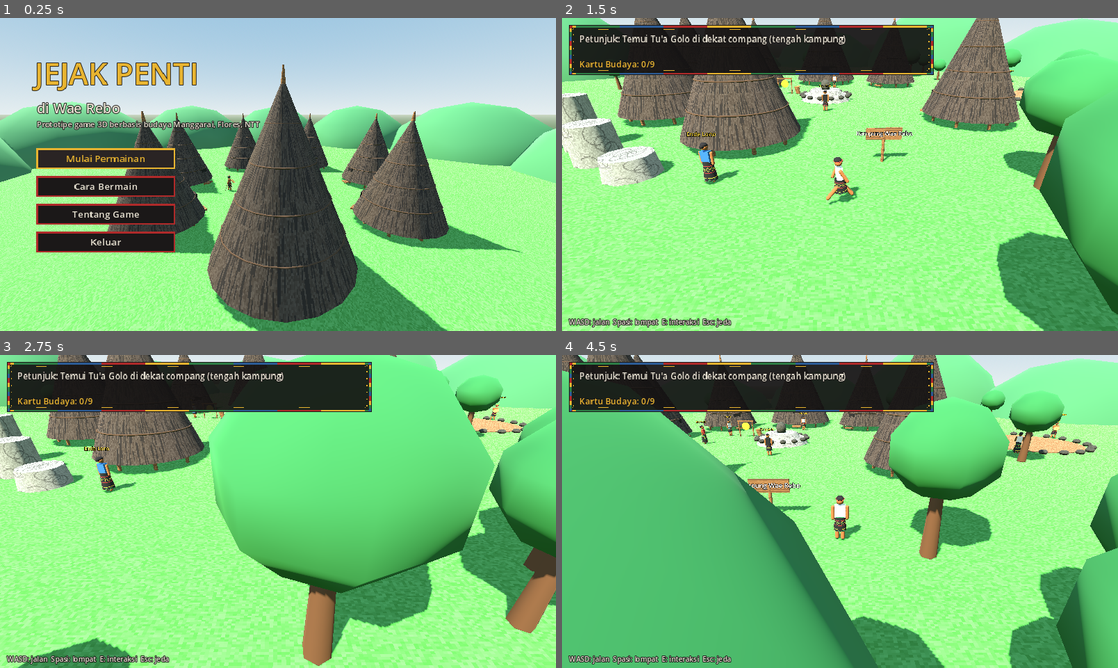
Above: before the commit, frames 1-4 (two rows, left to right).
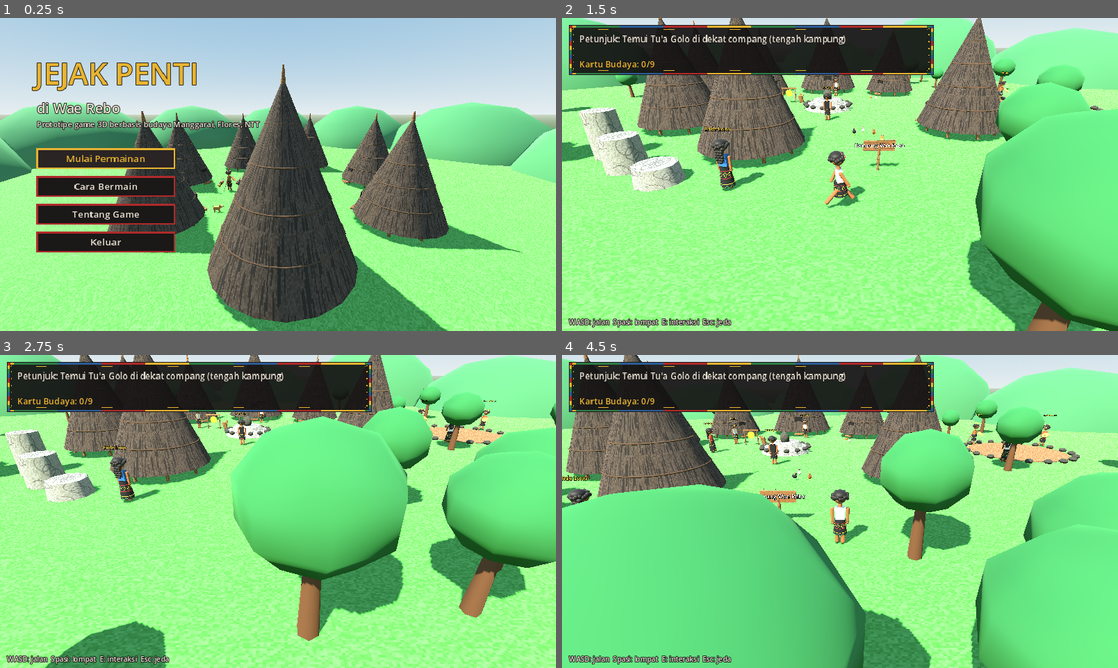
Above: after the commit, the same moments.

Repository: romanussudimin-debu/Pengembangan-Permainan-Digital
Game: Godot game, scene res://scenes/main_menu.tscn
Same seed, same stepped clock (60 frames per second), same inputs: the game is played once before the commit and once after it.
Inputs (mouse positions are in pixels of both pictures, inside the frame that each line leads up to):
- Up to frame 1 (0.25 s): no input
- Up to frame 2 (1.5 s): click "Mulai Permainan" at 0.5 s; tap Enter at 1.25 s; move the mouse to (962, 158) at 1.27 s; hold Right from 1.28 s (still down); hold D (kanan) from 1.28 s (still down); click (962, 158) at 1.42 s
- Up to frame 3 (2.75 s): tap A (kiri) at 1.55, 2.1 s; move the mouse to (166, 527) at 2.02 s; release Right at 2.03 s; release D (kanan) at 2.03 s; hold Down from 2.03 s (still down); tap W (maju) at 2.3 s
- Up to frame 4 (4.5 s): move the mouse to (895, 442) at 2.77 s; release Down at 2.78 s; hold Right 2.78-3.53 s; hold W (maju) 2.78-3.53 s; tap S (mundur) at 3.05, 3.6 s; move the mouse to (812, 574) at 3.52 s; hold Up 3.53-4.28 s; click (812, 574) at 3.67 s; tap R (ulang) at 3.8, 4.35 s; move the mouse to (1006, 558) at 4.27 s; hold Left from 4.28 s (still down); hold D (kanan) from 4.28 s (still down)

The runs differ from the first frame. In frame 1, 0.1% of the frame differs, in the area x 38-45%, y 46-63%; in frame 2, 49%; in frame 3, 43%; in frame 4, 67%, in the area x 0-100%, y 0-100%.

Commit message:
Tokoh bergaya anime 3D dan hiasan anjing serta ayam
- KarakterModel bergaya anime: skala tubuh 1.25, kepala besar, mata
  besar dengan iris cokelat, pupil, dan kilau, alis, mulut; kulit cokelat
  hangat; rambut bergelombang (perempuan berambut panjang terurai).
- Collision pemain, kamera, label nama, dan isyarat penampil caci
  disesuaikan dengan ukuran baru.
- Hewan (anjing, ayam) berkeliaran dengan FSM diam/jalan: ayam mematuk,
  ekor anjing bergoyang, sesekali bersuara saat pemain dekat; juga di
  menu utama dan ending.
- SFX gonggong dan kotek disintesis; dokumen diperbarui.

Co-Authored-By: Claude Opus 5.5 <noreply@anthropic.com>
Claude-Session: https://claude.ai/code/session_01YbAx6PpMN9LGHsGJcufhwW

Diff:
--- a/src/scenes/pemain.tscn
+++ b/src/scenes/pemain.tscn
@@ -11,8 +11,8 @@
 [ext_resource type="Texture2D" path="res://assets/textures/songke_merah.png" id="9_songke"]
 
 [sub_resource type="CapsuleShape3D" id="CapsuleShape3D_badan"]
-radius = 0.3
-height = 1.8
+radius = 0.36
+height = 2.5
 
 [node name="Pemain" type="CharacterBody3D"]
 collision_layer = 2
@@ -21,7 +21,7 @@
 script = ExtResource("1_pemain")
 
 [node name="Collision" type="CollisionShape3D" parent="."]
-transform = Transform3D(1, 0, 0, 0, 1, 0, 0, 0, 1, 0, 0.9, 0)
+transform = Transform3D(1, 0, 0, 0, 1, 0, 0, 0, 1, 0, 1.25, 0)
 shape = SubResource("CapsuleShape3D_badan")
 
 [node name="Model" type="Node3D" parent="."]
--- a/src/scenes/penampil_caci.tscn
+++ b/src/scenes/penampil_caci.tscn
@@ -22,7 +22,7 @@
 bawa_senjata = true
 
 [node name="Isyarat" type="Label3D" parent="."]
-transform = Transform3D(1, 0, 0, 0, 1, 0, 0, 0, 1, 0, 2.9, 0)
+transform = Transform3D(1, 0, 0, 0, 1, 0, 0, 0, 1, 0, 3.8, 0)
 billboard = 1
 no_depth_test = true
 modulate = Color(0.909804, 0.705882, 0.188235, 1)
--- a/src/scripts/autoload/audio_manager.gd
+++ b/src/scripts/autoload/audio_manager.gd
@@ -18,6 +18,8 @@
 	"klik": preload("res://assets/audio/klik.wav"),
 	"gong": preload("res://assets/audio/gong.wav"),
 	"gendang": preload("res://assets/audio/gendang.wav"),
+	"anjing": preload("res://assets/audio/anjing.wav"),
+	"ayam": preload("res://assets/audio/ayam.wav"),
 }
 
 const JUMLAH_KANAL_SFX: int = 8
--- /dev/null
+++ b/src/scripts/dunia/hewan.gd
@@ -0,0 +1,194 @@
+class_name Hewan
+extends Node3D
+## Hewan kampung (anjing atau ayam) sebagai hiasan yang menghidupkan suasana.
+## Perilaku memakai FSM sederhana: DIAM (anjing duduk-menggoyang ekor, ayam mematuk)
+## dan JALAN (berkeliaran di sekitar titik asal). Bersuara sesekali bila pemain dekat.
+
+enum Perilaku { DIAM, JALAN }
+
+@export_enum("anjing", "ayam") var jenis: String = "ayam"
+@export var warna_utama: Color = Color("f1ede4")
+@export var jari_jelajah: float = 2.5  ## radius berkeliaran dari titik asal
+
+const JARAK_DENGAR: float = 7.0
+
+var _perilaku: Perilaku = Perilaku.DIAM
+var _asal: Vector3
+var _tujuan: Vector3
+var _sisa_diam: float = 1.0
+var _waktu: float = 0.0
+var _jeda_suara: float = 0.0
+var _kecepatan: float = 1.0
+var _model: Node3D
+var _kepala: Node3D
+var _ekor: Node3D
+var _kaki: Array[Node3D] = []
+
+
+func _ready() -> void:
+	_asal = position
+	_kecepatan = 1.6 if jenis == "anjing" else 0.8
+	_jeda_suara = randf_range(3.0, 8.0)
+	_model = Node3D.new()
+	add_child(_model)
+	if jenis == "anjing":
+		_bangun_anjing()
+	else:
+		_bangun_ayam()
+	_sisa_diam = randf_range(0.5, 3.0)
+
+
+func _process(delta: float) -> void:
+	_waktu += delta
+	match _perilaku:
+		Perilaku.DIAM:
+			_proses_diam(delta)
+		Perilaku.JALAN:
+			_proses_jalan(delta)
+	_animasi_terus()
+	_coba_bersuara(delta)
+
+
+func _proses_diam(delta: float) -> void:
+	_sisa_diam -= delta
+	for k in _kaki:
+		k.rotation.x = lerpf(k.rotation.x, 0.0, delta * 8.0)
+	if jenis == "ayam" and _kepala:
+		# Mematuk tanah berulang
+		_kepala.rotation.x = maxf(sin(_waktu * 6.0), 0.0) * 0.9
+	if _sisa_diam <= 0.0:
+		var sudut: float = randf() * TAU
+		_tujuan = _asal + Vector3(cos(sudut), 0, sin(sudut)) * randf_range(0.5, jari_jelajah)
+		_perilaku = Perilaku.JALAN
+
+
+func _proses_jalan(delta: float) -> void:
+	var arah: Vector3 = _tujuan - position
+	arah.y = 0.0
+	if arah.length() < 0.15:
+		_perilaku = Perilaku.DIAM
+		_sisa_diam = randf_range(1.5, 4.5)
+		return
+	var gerak: Vector3 = arah.normalized() * _kecepatan * delta
+	position += gerak
+	_model.rotation.y = lerp_angle(_model.rotation.y, atan2(-arah.x, -arah.z), delta * 8.0)
+	# Ayunan kaki bergantian
+	var ayun: float = sin(_waktu * (14.0 if jenis == "anjing" else 18.0)) * 0.6
+	for i in _kaki.size():
+		_kaki[i].rotation.x = ayun if i % 2 == 0 else -ayun
+	if jenis == "ayam" and _kepala:
+		_kepala.rotation.x = sin(_waktu * 18.0) * 0.15  # kepala maju-mundur khas ayam
+
+
+func _animasi_terus() -> void:
+	if _ekor and jenis == "anjing":
+		_ekor.rotation.z = sin(_waktu * 12.0) * 0.5  # ekor bergoyang
+	_model.position.y = absf(sin(_waktu * 9.0)) * 0.03 if _perilaku == Perilaku.JALAN else 0.0
+
+
+func _coba_bersuara(delta: float) -> void:
+	_jeda_suara -= delta
+	if _jeda_suara > 0.0:
+		return
+	_jeda_suara = randf_range(6.0, 12.0)
+	var pemain := get_tree().get_first_node_in_group("pemain") as Node3D
+	if pemain and pemain.global_position.distance_to(global_position) < JARAK_DENGAR:
+		AudioManager.putar_sfx(jenis, 0.1)
+
+
+# ---------------------------------------------------------------- model
+
+func _mat(warna: Color) -> StandardMaterial3D:
+	var m := StandardMaterial3D.new()
+	m.albedo_color = warna
+	m.roughness = 0.9
+	return m
+
+
+func _mesh(induk: Node3D, m: Mesh, posisi: Vector3, material: Material) -> MeshInstance3D:
+	var mi := MeshInstance3D.new()
+	mi.mesh = m
+	mi.position = posisi
+	mi.material_override = material
+	induk.add_child(mi)
+	return mi
+
+
+func _kotak(ukuran: Vector3) -> BoxMesh:
+	var b := BoxMesh.new()
+	b.size = ukuran
+	return b
+
+
+func _bola(jari: float) -> SphereMesh:
+	var b := SphereMesh.new()
+	b.radius = jari
+	b.height = jari * 2.0
+	b.radial_segments = 10
+	b.rings = 6
+	return b
+
+
+func _kerucut(jari: float, tinggi: float) -> CylinderMesh:
+	var c := CylinderMesh.new()
+	c.top_radius = 0.0
+	c.bottom_radius = jari
+	c.height = tinggi
+	c.radial_segments = 6
+	return c
+
+
+func _bangun_anjing() -> void:
+	var m := _mat(warna_utama)
+	var m_gelap := _mat(warna_utama.darkened(0.45))
+	_mesh(_model, _kotak(Vector3(0.26, 0.26, 0.62)), Vector3(0, 0.45, 0), m)
+	_kepala = Node3D.new()
+	_kepala.position = Vector3(0, 0.62, -0.36)
+	_model.add_child(_kepala)
+	_mesh(_kepala, _kotak(Vector3(0.24, 0.22, 0.24)), Vector3.ZERO, m)
+	_mesh(_kepala, _kotak(Vector3(0.13, 0.11, 0.16)), Vector3(0, -0.04, -0.18), m)
+	_mesh(_kepala, _bola(0.03), Vector3(0, -0.01, -0.27), _mat(Color("140c08")))  # hidung
+	for sisi: float in [-1.0, 1.0]:
+		_mesh(_kepala, _bola(0.022), Vector3(0.06 * sisi, 0.04, -0.125), _mat(Color("140c08")))  # mata
+		var telinga := _mesh(_kepala, _kerucut(0.05, 0.12), Vector3(0.08 * sisi, 0.15, 0.02), m_gelap)
+		telinga.rotation.z = -0.25 * sisi
+	_ekor = Node3D.new()
+	_ekor.position = Vector3(0, 0.55, 0.3)
+	_model.add_child(_ekor)
+	var ekor := _mesh(_ekor, _kerucut(0.035, 0.3), Vector3(0, 0.12, 0.06), m_gelap)
+	ekor.rotation.x = 0.5
+	for x: float in [-0.09, 0.09]:
+		for z: float in [-0.22, 0.22]:
+			var kaki := Node3D.new()
+			kaki.position = Vector3(x, 0.34, z)
+			_model.add_child(kaki)
+			_mesh(kaki, _kotak(Vector3(0.07, 0.34, 0.07)), Vector3(0, -0.17, 0), m)
+			_kaki.append(kaki)
+
+
+func _bangun_ayam() -> void:
+	var m := _mat(warna_utama)
+	var m_kuning := _mat(Color("e8a030"))
+	var m_merah := _mat(Color("c0302a"))
+	var badan := _mesh(_model, _bola(0.16), Vector3(0, 0.28, 0), m)
+	badan.scale = Vector3(0.9, 0.9, 1.15)
+	_kepala = Node3D.new()
+	_kepala.position = Vector3(0, 0.38, -0.12)
+	_model.add_child(_kepala)
+	_mesh(_kepala, _bola(0.075), Vector3(0, 0.07, -0.04), m)
+	var paruh := _mesh(_kepala, _kerucut(0.025, 0.07), Vector3(0, 0.06, -0.13), m_kuning)
+	paruh.rotation.x = -PI / 2.0
+	_mesh(_kepala, _kotak(Vector3(0.02, 0.06, 0.08)), Vector3(0, 0.15, -0.04), m_merah)  # jengger
+	_mesh(_kepala, _bola(0.02), Vector3(0, 0.0, -0.1), m_merah)  # pial
+	for sisi: float in [-1.0, 1.0]:
+		_mesh(_kepala, _bola(0.012), Vector3(0.05 * sisi, 0.09, -0.09), _mat(Color("140c08")))
+	# Bulu ekor menjulang
+	for i in 3:
+		var bulu := _mesh(_model, _kerucut(0.05, 0.22), Vector3(0, 0.42, 0.17), _mat(warna_utama.darkened(0.25)))
+		bulu.rotation = Vector3(-0.5 + i * 0.25, 0, (i - 1) * 0.3)
+	for x: float in [-0.05, 0.05]:
+		var kaki := Node3D.new()
+		kaki.position = Vector3(x, 0.16, 0)
+		_model.add_child(kaki)
+		_mesh(kaki, _kotak(Vector3(0.025, 0.16, 0.025)), Vector3(0, -0.08, 0), m_kuning)
+		_kaki.append(kaki)
--- a/src/scripts/dunia/kamera_ikut.gd
+++ b/src/scripts/dunia/kamera_ikut.gd
@@ -3,8 +3,8 @@
 ## Kamera orang ketiga dengan arah tetap yang mengikuti target secara halus.
 ## Mendukung guncangan layar (screen shake) untuk umpan balik.
 
-@export var offset_kamera: Vector3 = Vector3(0, 5.5, 9.0)
-@export var titik_lihat: Vector3 = Vector3(0, 1.2, 0)
+@export var offset_kamera: Vector3 = Vector3(0, 6.5, 10.5)
+@export var titik_lihat: Vector3 = Vector3(0, 1.6, 0)
 @export var kehalusan: float = 6.0
 
 var target: Node3D
--- a/src/scripts/dunia/kampung.gd
+++ b/src/scripts/dunia/kampung.gd
@@ -36,6 +36,7 @@
 	_bangun_dunia()
 	_bangun_warga()
 	_bangun_compang()
+	_bangun_hewan()
 	_munculkan_pemain()
 	add_child(preload("res://scripts/ui/hud.gd").new())
 	AudioManager.putar_musik("kampung")
@@ -96,6 +97,27 @@
 		n.diajak_bicara.connect(_bicara_warga)
 
 
+## Anjing dan ayam berkeliaran di area terbuka (jauh dari rumah dan compang).
+func _bangun_hewan() -> void:
+	var daftar: Array = [
+		["anjing", Vector3(4, 0, 14), Color("a0703c"), 3.5],
+		["anjing", Vector3(17, 0, 4), Color("e8e0d0"), 2.5],
+		["ayam", Vector3(3, 0, 10.5), Color("f1ede4"), 2.5],
+		["ayam", Vector3(3.8, 0, 11.2), Color("9a4a22"), 2.5],
+		["ayam", Vector3(2.2, 0, 11), Color("1e1a1a"), 2.5],
+		["ayam", Vector3(6, 0, -6), Color("b8622a"), 2.5],
+		["ayam", Vector3(6.6, 0, -5.4), Color("f1ede4"), 2.5],
+		["ayam", Vector3(-4, 0, -8.5), Color("9a4a22"), 2.0],
+	]
+	for data: Array in daftar:
+		var h := Hewan.new()
+		h.jenis = data[0]
+		h.position = data[1]
+		h.warna_utama = data[2]
+		h.jari_jelajah = data[3]
+		add_child(h)
+
+
 ## Compang hanya dilihat dan dijelaskan (tidak dijadikan tempat bermain karena sakral).
 func _bangun_compang() -> void:
 	var area := Interaktif.new()
--- a/src/scripts/dunia/npc.gd
+++ b/src/scripts/dunia/npc.gd
@@ -28,10 +28,10 @@
 	model.perempuan = perempuan
 	model.bawa_nampan = bawa_nampan
 	add_child(model)
-	Dunia.label_nama(self, nama, 2.6 if pemain_caci else 2.2)
+	Dunia.label_nama(self, nama, 3.6 if pemain_caci else 3.1)
 	area = Interaktif.new()
 	area.teks_petunjuk = "Bicara"
-	area.tinggi_petunjuk = 3.0
+	area.tinggi_petunjuk = 3.9
 	add_child(area)
 	area.diinteraksi.connect(_saat_diinteraksi)
 
--- a/src/scripts/karakter/karakter_model.gd
+++ b/src/scripts/karakter/karakter_model.gd
@@ -1,6 +1,7 @@
 class_name KarakterModel
 extends Node3D
-## Model karakter low-poly yang dibangun dari mesh primitif + animasi prosedural.
+## Model karakter bergaya anime 3D (kepala besar, mata besar berkilau, kulit cokelat,
+## rambut bergelombang) yang dibangun dari mesh primitif + animasi prosedural.
 ## Menerapkan prinsip animasi: anticipation, follow-through, squash & stretch,
 ## ease in/out, timing, dan secondary action (napas, ayunan lengan).
 ## Arah depan model = -Z.
@@ -13,12 +14,15 @@
 @export var telanjang_dada: bool = false
 @export var pakai_panggal: bool = false
 @export var bawa_senjata: bool = false
-@export var skala_tubuh: float = 1.0
-@export var perempuan: bool = false  ## rambut bersanggul, sarung songke panjang
+@export var skala_tubuh: float = 1.25
+@export var perempuan: bool = false  ## rambut ombak panjang terurai, sarung songke panjang
 @export var bawa_nampan: bool = false  ## membawa nampan berisi cangkir kopi
 
-const KULIT := Color("8d552e")
-const RAMBUT := Color("1a1414")
+const KULIT := Color("8a5432")  ## cokelat hangat
+const RAMBUT := Color("1e1512")
+const IRIS := Color("4a2a18")
+const TINGGI_KEPALA: float = 0.98  ## pusat kepala, relatif terhadap pivot badan
+const JARI_KEPALA: float = 0.23
 
 ## "idle", "jalan", "udara", "menari", "siaga"
 var mode: String = "idle"
@@ -103,46 +107,29 @@
 	sarung.height = 0.85 if perempuan else 0.55
 	sarung.radial_segments = 10
 	_bagian(_badan, sarung, Vector3(0, -0.27 if perempuan else -0.12, 0), m_songke)
-	# Tubuh
+	# Tubuh (ramping, gaya anime)
 	var tubuh := BoxMesh.new()
-	tubuh.size = Vector3(0.4, 0.46, 0.24)
+	tubuh.size = Vector3(0.36, 0.46, 0.22)
 	_bagian(_badan, tubuh, Vector3(0, 0.38, 0), m_baju)
 	if telanjang_dada:
 		var selempang := BoxMesh.new()
-		selempang.size = Vector3(0.42, 0.06, 0.26)
+		selempang.size = Vector3(0.38, 0.06, 0.24)
 		_bagian(_badan, selempang, Vector3(0, 0.18, 0), m_songke)
-	# Kepala
-	var kepala := SphereMesh.new()
-	kepala.radius = 0.15
-	kepala.height = 0.32
-	kepala.radial_segments = 10
-	kepala.rings = 6
-	_bagian(_badan, kepala, Vector3(0, 0.8, 0), m_kulit)
-	var rambut := SphereMesh.new()
-	rambut.radius = 0.155
-	rambut.height = 0.2
-	rambut.radial_segments = 10
-	rambut.rings = 4
-	_bagian(_badan, rambut, Vector3(0, 0.88, 0.02), _mat(RAMBUT))
-	for x: float in [-0.055, 0.055]:
-		var mata := SphereMesh.new()
-		mata.radius = 0.022
-		mata.height = 0.044
-		_bagian(_badan, mata, Vector3(x, 0.82, -0.135), _mat(RAMBUT))
-	if perempuan:
-		# Rambut panjang disanggul di belakang kepala
-		var sanggul := SphereMesh.new()
-		sanggul.radius = 0.09
-		sanggul.height = 0.16
-		_bagian(_badan, sanggul, Vector3(0, 0.84, 0.16), _mat(RAMBUT))
-	else:
+	var leher := CylinderMesh.new()
+	leher.top_radius = 0.06
+	leher.bottom_radius = 0.07
+	leher.height = 0.16
+	_bagian(_badan, leher, Vector3(0, 0.66, 0), m_kulit)
+	_bangun_kepala(m_kulit)
+	_bangun_rambut()
+	if not perempuan and not pakai_panggal:
 		# Ikat kepala songke
 		var ikat := TorusMesh.new()
-		ikat.inner_radius = 0.14
-		ikat.outer_radius = 0.175
-		ikat.rings = 12
+		ikat.inner_radius = JARI_KEPALA + 0.01
+		ikat.outer_radius = JARI_KEPALA + 0.045
+		ikat.rings = 16
 		ikat.ring_segments = 4
-		_bagian(_badan, ikat, Vector3(0, 0.86, 0), m_ikat)
+		_bagian(_badan, ikat, Vector3(0, TINGGI_KEPALA + 0.05, 0), m_ikat)
 	if pakai_panggal:
 		_bangun_panggal(m_songke, m_ikat)
 
@@ -150,7 +137,11 @@
 	_lengan_kiri = _pivot(_badan, Vector3(-0.27, 0.58, 0))
 	_lengan_kanan = _pivot(_badan, Vector3(0.27, 0.58, 0))
 	for l: Node3D in [_lengan_kiri, _lengan_kanan]:
-		_bagian(l, _kapsul(0.065, 0.6), Vector3(0, -0.28, 0), m_kulit)
+		_bagian(l, _kapsul(0.06, 0.58), Vector3(0, -0.28, 0), m_kulit)
+		var tangan := SphereMesh.new()
+		tangan.radius = 0.06
+		tangan.height = 0.12
+		_bagian(l, tangan, Vector3(0, -0.58, 0), m_kulit)
 
 	_bangun_senjata()
 	if bawa_nampan:
@@ -180,19 +171,98 @@
 		_bagian(_nampan, isi, Vector3(x, 0.095, 0), m_kopi)
 
 
+## Kepala anime: bulat besar, mata besar dengan iris cokelat dan kilau, alis, mulut kecil.
+func _bangun_kepala(m_kulit: Material) -> void:
+	var kepala := SphereMesh.new()
+	kepala.radius = JARI_KEPALA
+	kepala.height = JARI_KEPALA * 2.05
+	kepala.radial_segments = 16
+	kepala.rings = 10
+	_bagian(_badan, kepala, Vector3(0, TINGGI_KEPALA, 0), m_kulit)
+	var m_putih := _mat_tanpa_bayangan(Color("fbf7ef"))
+	var m_iris := _mat_tanpa_bayangan(IRIS)
+	var m_hitam := _mat_tanpa_bayangan(Color("140c08"))
+	var m_kilau := _mat_tanpa_bayangan(Color.WHITE)
+	var y_mata: float = TINGGI_KEPALA - 0.02
+	var z_muka: float = -JARI_KEPALA * 0.86
+	for sisi: float in [-1.0, 1.0]:
+		var x: float = 0.085 * sisi
+		var putih := _bagian(_badan, _bola(0.055), Vector3(x, y_mata, z_muka), m_putih)
+		putih.scale = Vector3(1.0, 1.3, 0.35)
+		var iris := _bagian(_badan, _bola(0.04), Vector3(x, y_mata - 0.005, z_muka - 0.014), m_iris)
+		iris.scale = Vector3(1.0, 1.3, 0.35)
+		var pupil := _bagian(_badan, _bola(0.02), Vector3(x, y_mata - 0.005, z_muka - 0.022), m_hitam)
+		pupil.scale = Vector3(1.0, 1.3, 0.4)
+		_bagian(_badan, _bola(0.012), Vector3(x + 0.013, y_mata + 0.025, z_muka - 0.03), m_kilau)
+		var alis := BoxMesh.new()
+		alis.size = Vector3(0.075, 0.012, 0.012)
+		var mi_alis := _bagian(_badan, alis, Vector3(x, y_mata + 0.085, z_muka - 0.012), m_hitam)
+		mi_alis.rotation.z = -0.12 * sisi
+	var mulut := BoxMesh.new()
+	mulut.size = Vector3(0.045, 0.01, 0.01)
+	_bagian(_badan, mulut, Vector3(0, TINGGI_KEPALA - 0.12, -JARI_KEPALA * 0.9), _mat(Color("6a3024")))
+
+
+## Rambut bergelombang (ombak): tudung di atas kepala, gumpalan bergelombang mengelilingi
+## sisi dan belakang kepala, poni di depan; perempuan berambut panjang terurai ke punggung.
+func _bangun_rambut() -> void:
+	var m_rambut := _mat(RAMBUT)
+	m_rambut.roughness = 0.6
+	var tudung := _bagian(_badan, _bola(JARI_KEPALA + 0.015), Vector3(0, TINGGI_KEPALA + 0.09, 0.05), m_rambut)
+	tudung.scale = Vector3(1.0, 0.65, 1.0)
+	# Gelombang di sisi & belakang (wajah di -Z dibiarkan terbuka)
+	var jumlah: int = 15
+	for i in jumlah:
+		var sudut: float = deg_to_rad(-35.0 + 250.0 * i / float(jumlah - 1))
+		var jari: float = JARI_KEPALA + (0.01 if i % 2 == 0 else 0.03)
+		var y: float = TINGGI_KEPALA + 0.02 + sin(i * 1.7) * 0.035
+		_bagian(_badan, _bola(0.075), Vector3(cos(sudut) * jari, y, sin(sudut) * jari), m_rambut)
+	# Poni bergelombang
+	for i in 5:
+		var x: float = -0.14 + i * 0.07
+		var poni := _bagian(_badan, _bola(0.06), Vector3(x, TINGGI_KEPALA + 0.13 - absf(x) * 0.25 + (0.015 if i % 2 == 0 else 0.0), -JARI_KEPALA * 0.78), m_rambut)
+		poni.scale = Vector3(1.0, 0.85, 0.6)
+	if perempuan:
+		# Rambut panjang bergelombang terurai sampai punggung
+		for baris in 6:
+			var y: float = TINGGI_KEPALA - 0.1 - baris * 0.1
+			var lebar: float = 0.13 - baris * 0.008
+			for kolom in 3:
+				var x: float = (kolom - 1) * lebar + sin(baris * 1.6 + kolom) * 0.03
+				var z: float = JARI_KEPALA * 0.7 + 0.015 * baris
+				_bagian(_badan, _bola(0.09 - baris * 0.006), Vector3(x, y, z), m_rambut)
+
+
+func _bola(jari: float) -> SphereMesh:
+	var b := SphereMesh.new()
+	b.radius = jari
+	b.height = jari * 2.0
+	b.radial_segments = 10
+	b.rings = 6
+	return b
+
+
+## Material tanpa bayangan agar mata anime tetap cerah dan "berkilau".
+func _mat_tanpa_bayangan(warna: Color) -> StandardMaterial3D:
+	var m := StandardMaterial3D.new()
+	m.albedo_color = warna
+	m.shading_mode = BaseMaterial3D.SHADING_MODE_UNSHADED
+	return m
+
+
 func _bangun_panggal(m_songke: Material, m_ikat: Material) -> void:
 	# Panggal: penutup kepala pemain caci dengan dua ujung menjulang
 	var pita := CylinderMesh.new()
-	pita.top_radius = 0.17
-	pita.bottom_radius = 0.18
+	pita.top_radius = JARI_KEPALA + 0.02
+	pita.bottom_radius = JARI_KEPALA + 0.04
 	pita.height = 0.12
-	_bagian(_badan, pita, Vector3(0, 0.9, 0), m_songke)
+	_bagian(_badan, pita, Vector3(0, TINGGI_KEPALA + 0.12, 0), m_songke)
 	for sisi: float in [-1.0, 1.0]:
 		var tanduk := CylinderMesh.new()
 		tanduk.top_radius = 0.0
 		tanduk.bottom_radius = 0.06
 		tanduk.height = 0.35
-		var mi := _bagian(_badan, tanduk, Vector3(0.14 * sisi, 1.07, 0), m_ikat)
+		var mi := _bagian(_badan, tanduk, Vector3(0.19 * sisi, TINGGI_KEPALA + 0.3, 0), m_ikat)
 		mi.rotation = Vector3(0, 0, -0.6 * sisi)
 
 
--- a/src/scripts/pemain/pemain.gd
+++ b/src/scripts/pemain/pemain.gd
@@ -22,6 +22,7 @@
 
 
 func _ready() -> void:
+	add_to_group("pemain")
 	mesin.mulai()
 	GameState.state_berubah.connect(_pada_state_game)
 
--- a/src/scripts/ui/ending.gd
+++ b/src/scripts/ui/ending.gd
@@ -33,6 +33,19 @@
 		add_child(m)
 		m.rotation.y = atan2(m.position.x, m.position.z)
 		m.mode = "menari"
+	for i in 3:
+		var ayam := Hewan.new()
+		ayam.jenis = "ayam"
+		ayam.position = Vector3(-8.0 + i * 0.8, 0, -3.0)
+		ayam.warna_utama = [Color("f1ede4"), Color("9a4a22"), Color("1e1a1a")][i]
+		ayam.jari_jelajah = 1.5
+		add_child(ayam)
+	var anjing := Hewan.new()
+	anjing.jenis = "anjing"
+	anjing.position = Vector3(8, 0, -4)
+	anjing.warna_utama = Color("e8e0d0")
+	anjing.jari_jelajah = 1.5
+	add_child(anjing)
 	_bangun_pertunjukan_caci()
 	_kamera = Camera3D.new()
 	add_child(_kamera)
--- a/src/scripts/ui/main_menu.gd
+++ b/src/scripts/ui/main_menu.gd
@@ -37,6 +37,19 @@
 		m.bawa_senjata = true
 		add_child(m)
 		m.mode = "siaga"
+	for i in 4:
+		var ayam := Hewan.new()
+		ayam.jenis = "ayam"
+		ayam.position = Vector3(-3.0 + i * 0.7, 0, 7.5)
+		ayam.warna_utama = [Color("f1ede4"), Color("9a4a22"), Color("1e1a1a"), Color("b8622a")][i]
+		ayam.jari_jelajah = 1.5
+		add_child(ayam)
+	var anjing := Hewan.new()
+	anjing.jenis = "anjing"
+	anjing.position = Vector3(6, 0, 6)
+	anjing.warna_utama = Color("a0703c")
+	anjing.jari_jelajah = 1.5
+	add_child(anjing)
 	_kamera = Camera3D.new()
 	add_child(_kamera)
 	_kamera.current = true
Not shown, changed: docs/gdd/GDD.md
Not shown, added: src/assets/audio/anjing.wav
Not shown, added: src/assets/audio/ayam.wav
Not shown, changed: src/assets/audio/musik_caci.wav
Not shown, changed: src/assets/audio/musik_kampung.wav
